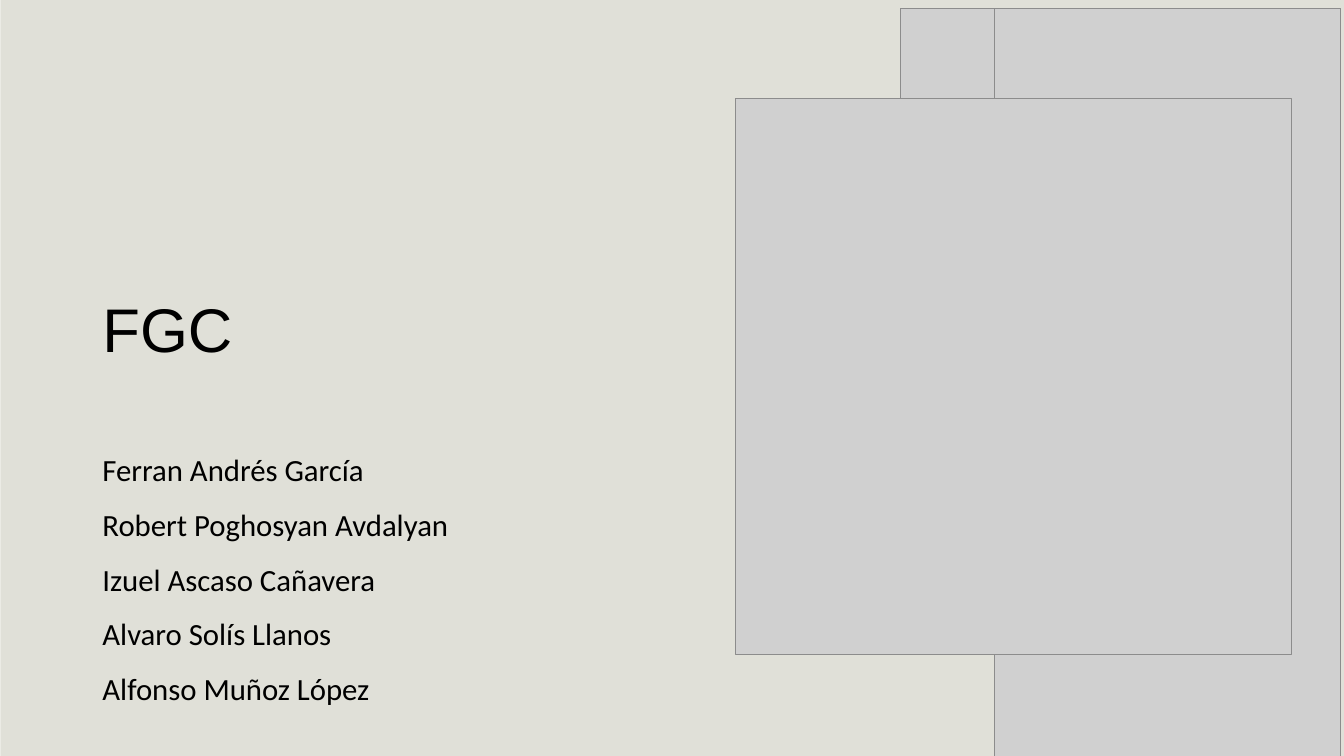
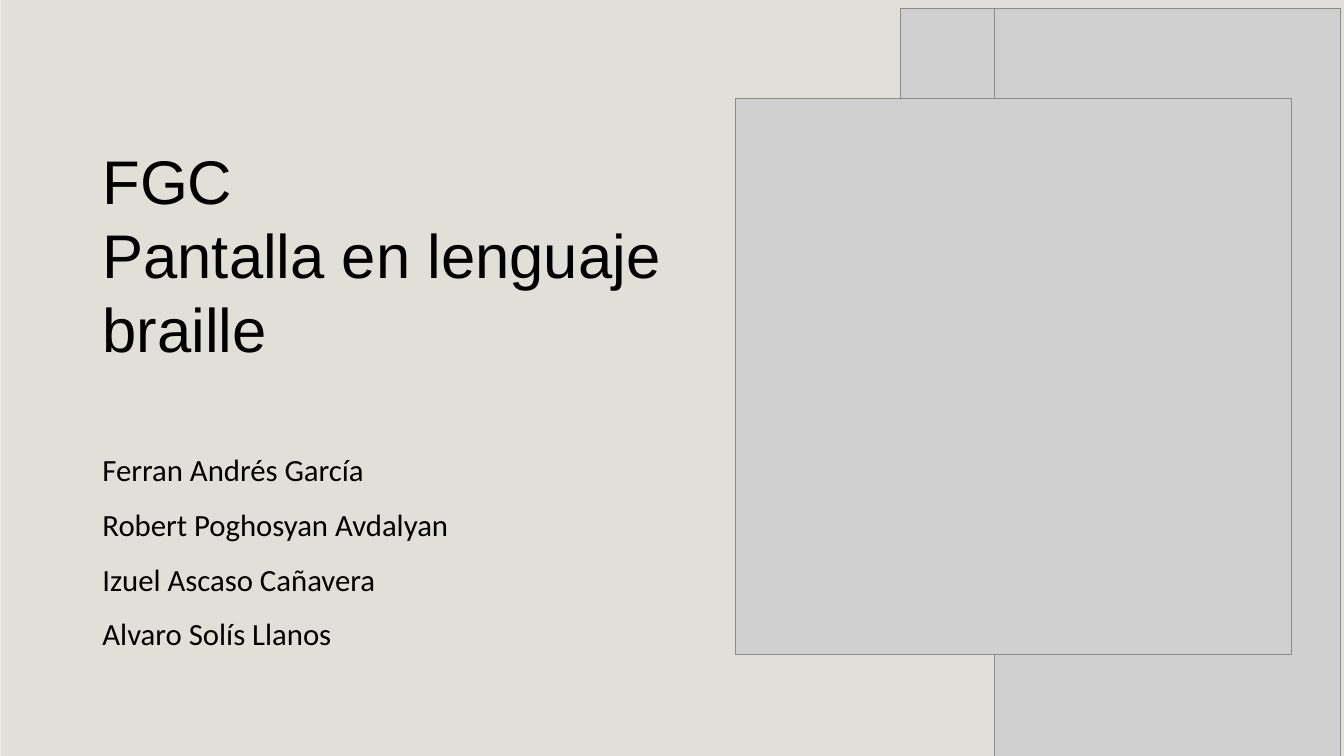
Before and after one commit to Izuel0/FGC_challenge, a slide deck: slide 1 of PowerPoint/FGC.pptx. Drawn at 1344x756 pixels with LibreOffice and Linux fonts; fonts in the diff are those of the drawing; grey boxes stand for pictures; background and template pictures are left out. Boxes give left, top, right and bottom in pixels: in the first picture for what was removed or moved away, otherwise in the second. Text is boxed around its words. In the diff, an @@ line names an element or a change of style, - is before the commit and + after.

Commit message:
Commit 4

```diff
--- a/PowerPoint/FGC.pptx
+++ b/PowerPoint/FGC.pptx
@@ title at (x1=102, y1=161, x2=660, y2=353): text changed @@
-FGC
+FGC
+Pantalla en lenguaje braille
@@ subtitle at (x1=102, y1=678, x2=369, y2=705): paragraph removed @@
-Alfonso Muñoz López
```
